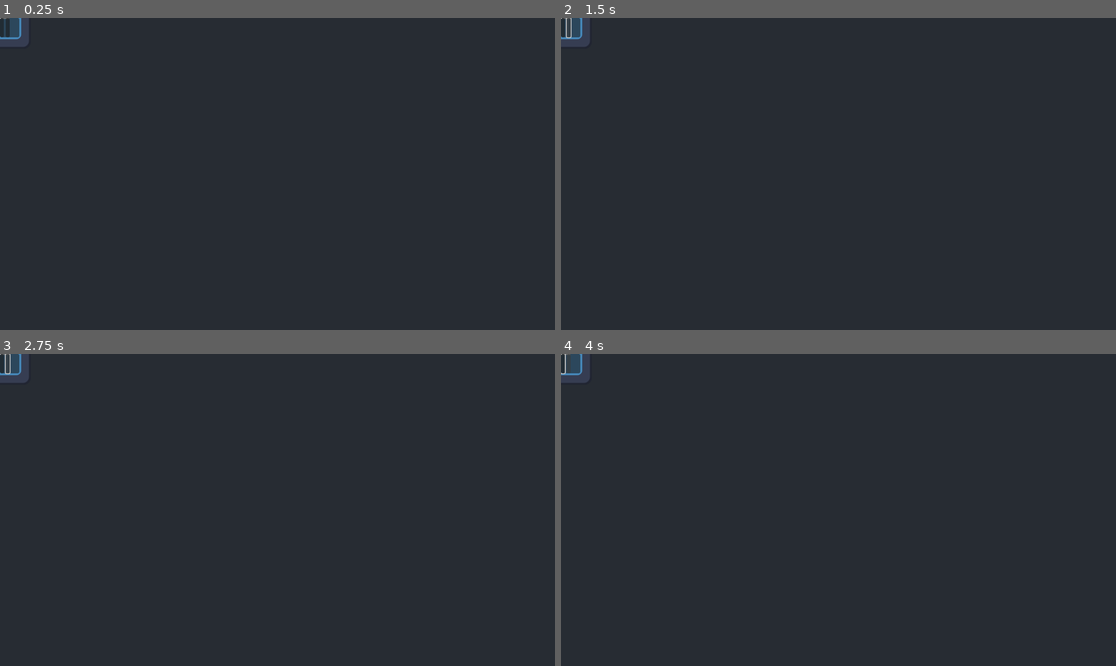
Above: before the commit, frames 1-4 (two rows, left to right).
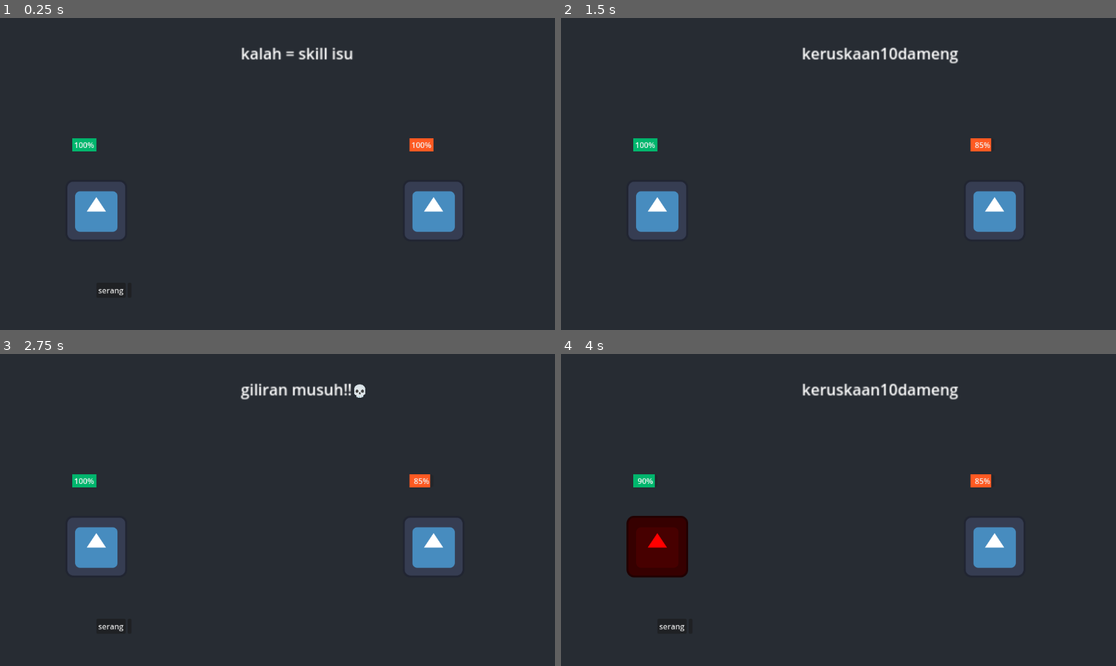
Above: after the commit, the same moments.

Repository: dx5053yx/trun-base-game
Game: Godot game, scene res://node_2d.tscn
Same seed, same stepped clock (60 frames per second), same inputs: the game is played once before the commit and once after it. The project has no main scene, so this scene is started directly. The engine's default icon, where the game draws it, is replaced by a stand-in: a white triangle on a blue panel in a dark square.
Inputs (mouse positions are in pixels of both pictures, inside the frame that each line leads up to; where the layout moved, square brackets give the same spot in the first picture):
- Up to frame 1 (0.25 s): no input
- Up to frame 2 (1.5 s): click (672, 289) [561, 27] at 0.5 s; click (566, 27) at 1.27 s
- Up to frame 3 (2.75 s): tap Enter (ui_accept) at 2, 2.27 s; hold Right (ui_right) from 2.03 s (still down)
- Up to frame 4 (4 s): tap Enter (ui_accept) at 2.75, 3.02, 3.5 s; release Right (ui_right) at 3.53 s; hold Left (ui_left) from 3.53 s (still down)

The runs differ from the first frame. In frame 1, 5.0% of the frame differs, in the area x 0-84%, y 0-89%; in frame 2, 5.2%; in frame 3, 5.1%; in frame 4, 5.5%.
Error before the commit: Parse Error: Function "win_battle()" not found in base self. (res://node_2d.gd:46)

Commit message:
hp bar dan reposisi

Diff:
--- a/node_2d.gd
+++ b/node_2d.gd
@@ -2,17 +2,25 @@
 
 # ini buat definisin giliran
 enum TrunState {player,mob, win, los}
-var giliran = TrunState
-
+var giliran = TrunState.player
+@onready var char_node = $char
+@onready var mob_node = $mob
 # data hp/ stat plaayer sama mob
 var hp_plyer = 100
 var hp_mob = 70
-
+@onready var hp_bar_char = $UI/hp_char
+@onready var hp_bar_mob = $UI/hp_mob
 #buat reefern UI
 @onready var keterngan = $UI/Panel/keterngaan
 @onready var serang = $UI/bar
 
 func _ready() -> void:
+	atur_posisi()
+	# set HP bar
+	hp_bar_char.max_value = hp_plyer
+	hp_bar_mob.max_value = hp_mob
+	hp_bar_char.value = hp_plyer
+	hp_bar_mob.value = hp_mob
 	#updat ui kaali mulaai game nyaa
 	update_ui_text("kalah = skill isu")
 	# nunggu biar ga nimpa nimpaa ui nya
@@ -34,6 +42,7 @@
 	#algoritma serang
 	var damage = 10
 	hp_mob -=damage
+	hp_bar_mob.value = hp_mob
 	update_ui_text("keruskaan" + str(damage) + "dameng")
 	$mob.modulate = Color.RED
 	await get_tree().create_timer(0.2).timeout
@@ -55,9 +64,10 @@
 	await get_tree().create_timer(1.5).timeout
 
 	# Ai mob
-	var damaage = 7
+	var damaage = 10
 	hp_plyer -= damaage
-	update_ui_text("keruskaan" + str(damage) + "dameng")
+	hp_bar_char.value = hp_plyer
+	update_ui_text("keruskaan" + str(damaage) + "dameng")
 	$char.modulate = Color.RED
 	await get_tree().create_timer(0.2).timeout
 	$char.modulate = Color.WHITE
@@ -66,11 +76,11 @@
 	if hp_plyer <= 0:
 		los_battel()
 	else:
-		giliran_player()
+		start_player_trun()
 # End game
-func win_battel():
+func win_battle():
 	giliran = TrunState.win
-	update_iu_text("boleh-boleh")
+	update_ui_text("boleh-boleh")
 func los_battel():
 	giliran = TrunState.los
 	update_ui_text("skill isu!!")
@@ -78,10 +88,10 @@
 func update_ui_text(text_baru: String):
 	keterngan.text = text_baru
 
-
-# Called every frame. 'delta' is the elapsed time since the previous frame.
-func _process(delta: float) -> void:
-	pass
-
-
-	pass # Replace with function body.
+func atur_posisi():
+	char_node.position = Vector2(200,400)
+	mob_node.position = Vector2(900,400)
+	hp_bar_char.position = Vector2(char_node.position.x -50, char_node.position.y - 150)
+	hp_bar_mob.position = Vector2(mob_node.position.x -50, mob_node.position.y - 150)
+	keterngan.position = Vector2(500,50)
+	serang.position = Vector2(200,550)
--- a/node_2d.tscn
+++ b/node_2d.tscn
@@ -1,8 +1,14 @@
-[gd_scene load_steps=5 format=3 uid="uid://4pqund3nukl7"]
+[gd_scene load_steps=7 format=3 uid="uid://4pqund3nukl7"]
 
 [ext_resource type="Texture2D" uid="uid://b2v4jxd07urt6" path="res://od_gargantua.png" id="1_0e48y"]
 [ext_resource type="Script" uid="uid://dt3nc4our1mgp" path="res://node_2d.gd" id="1_epypp"]
 [ext_resource type="Texture2D" uid="uid://4q335xxs2p" path="res://icon.svg" id="3_q6r6c"]
+
+[sub_resource type="StyleBoxFlat" id="StyleBoxFlat_epypp"]
+bg_color = Color(0, 0.7140907, 0.42728698, 1)
+
+[sub_resource type="StyleBoxFlat" id="StyleBoxFlat_0hol4"]
+bg_color = Color(1, 0.35437098, 0.13555768, 1)
 
 [sub_resource type="LabelSettings" id="LabelSettings_epypp"]
 
@@ -10,8 +16,10 @@
 script = ExtResource("1_epypp")
 
 [node name="bacgroun" type="TextureRect" parent="."]
-offset_right = 4400.0
-offset_bottom = 2475.0
+offset_left = -39.0
+offset_top = -27.0
+offset_right = 4361.0
+offset_bottom = 2448.0
 texture = ExtResource("1_0e48y")
 
 [node name="Marker2D" type="Marker2D" parent="."]
@@ -25,27 +33,47 @@
 [node name="UI" type="Control" parent="."]
 layout_mode = 3
 anchors_preset = 0
-offset_right = 40.0
-offset_bottom = 40.0
+
+[node name="hp_char" type="ProgressBar" parent="UI"]
+layout_mode = 1
+anchors_preset = -1
+anchor_left = 3.634
+anchor_top = 1.468
+anchor_right = 4.458
+anchor_bottom = 1.797
+offset_right = 50.0
+offset_bottom = 27.0
+theme_override_styles/fill = SubResource("StyleBoxFlat_epypp")
+
+[node name="hp_mob" type="ProgressBar" parent="UI"]
+layout_mode = 1
+anchors_preset = -1
+anchor_right = 1.0
+anchor_bottom = 0.5
+offset_right = 50.0
+offset_bottom = 27.0
+theme_override_styles/fill = SubResource("StyleBoxFlat_0hol4")
+max_value = 50.0
 
 [node name="Panel" type="Panel" parent="UI"]
 layout_mode = 0
-offset_right = 40.0
-offset_bottom = 40.0
 
 [node name="keterngaan" type="Label" parent="UI/Panel"]
 layout_mode = 0
-offset_right = 40.0
-offset_bottom = 23.0
+offset_right = 50.0
+offset_bottom = 50.0
+scale = Vector2(2, 2)
 label_settings = SubResource("LabelSettings_epypp")
 
 [node name="bar" type="HBoxContainer" parent="UI"]
+clip_contents = true
 layout_mode = 0
-offset_right = 40.0
-offset_bottom = 40.0
+offset_right = 20.0
+offset_bottom = 20.0
 
 [node name="serang" type="Button" parent="UI/bar"]
 layout_mode = 2
+text = "serang"
 
 [node name="serang 2" type="Button" parent="UI/bar"]
 layout_mode = 2
